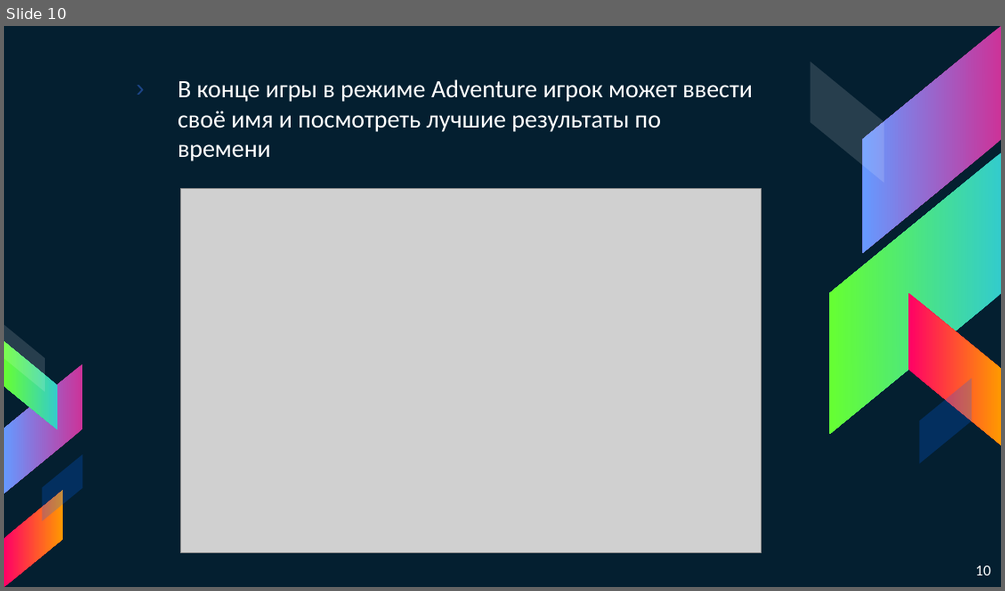
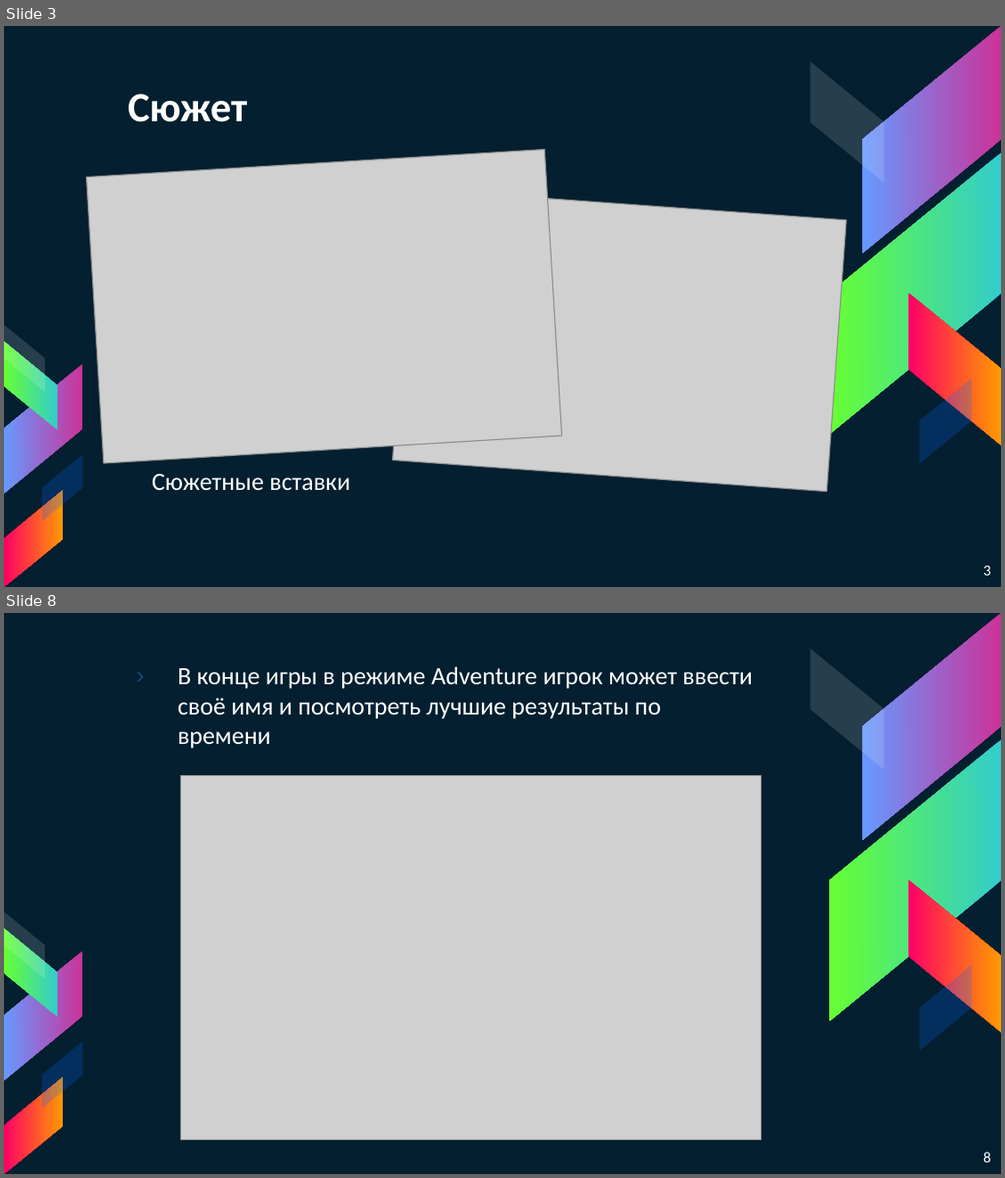
Before and after one commit to RomanRodionov/TheGame, a slide deck: Presentation.pptx. Shown one above the other, each under a label of ours: slide 10 before the commit, slides 3 and 8 after it; the slides between them are not shown. The pictures are 1005x591 and 1005x1178 pixels, drawn with LibreOffice and Linux fonts; fonts in the diff are those of the drawing; grey boxes stand for pictures. Boxes give left, top, right and bottom in pixels: in the first picture for what was removed or moved away, otherwise in the second. Text is boxed around its words. In the diff, an @@ line names an element or a change of style, - is before the commit and + after.

```diff
--- a/Presentation.pptx
+++ b/Presentation.pptx
@@ slide 3 added at box(4, 26, 1001, 587), background #041F30; not listed: 10 template elements that a slide beside it also shows @@
@@ title added at box(128, 94, 247, 122), 30 pt, text #FFFFFF, bold @@
+Сюжет
@@ picture added at box(87, 149, 561, 463) @@
@@ picture added at box(393, 188, 847, 491) @@
@@ text added at box(152, 474, 350, 491), 18 pt, text #FFFFFF @@
+Сюжетные вставки
@@ page number added at box(983, 565, 991, 575), 11 pt, text #FFFFFF @@
+3
@@ what was slide 10 is now slide 8 @@
@@ page number at box(983, 1151, 991, 1162): text changed @@
-10
+8
```
Also in this commit, not shown: 5 slides changed, 4 other slides added, 5 slides removed, 4 other files.
